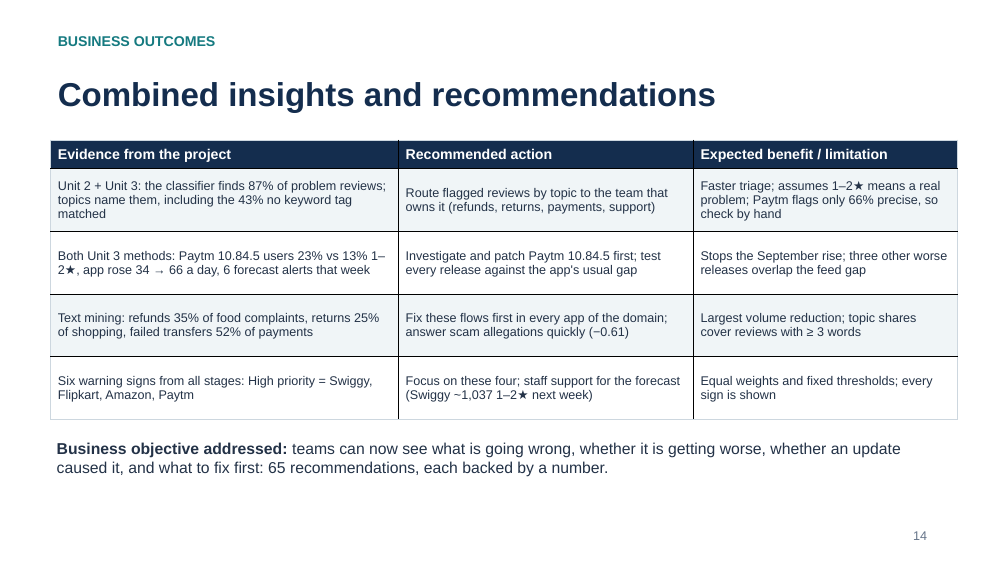
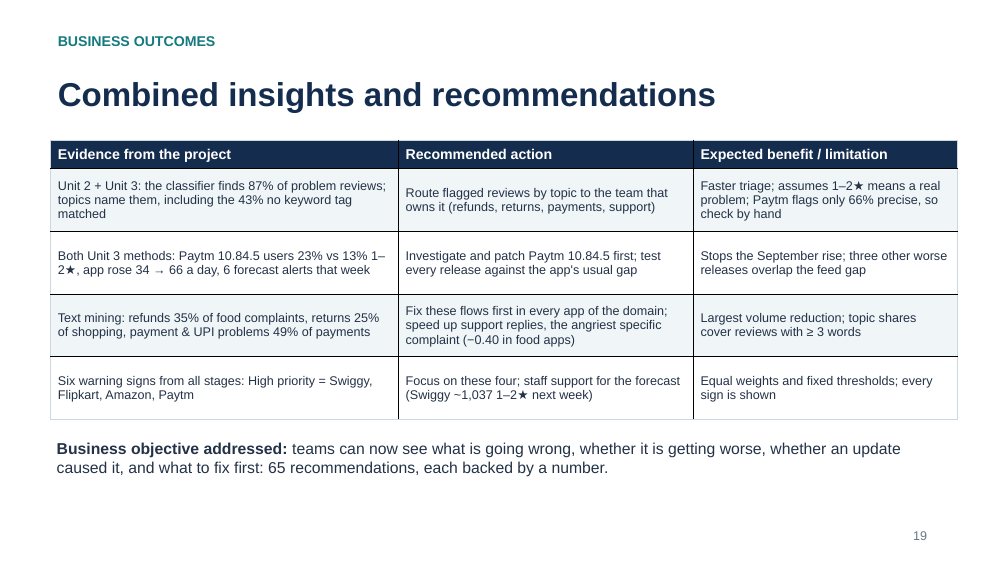
Before and after one commit to Adithya-Monish-Kumar-K/ba-capstone-app-reviews, a slide deck: slide 19 of docs/Review_2_Presentation.pptx (slide 14 before the commit). Drawn at 1008x567 pixels with LibreOffice and Linux fonts; fonts in the diff are those of the drawing. Boxes give left, top, right and bottom in pixels: in the first picture for what was removed or moved away, otherwise in the second. Text is boxed around its words. In the diff, an @@ line names an element or a change of style, - is before the commit and + after.

```diff
--- a/docs/Review_2_Presentation.pptx
+++ b/docs/Review_2_Presentation.pptx
@@ table at (51,140,958,420) @@
-row 4, column 1: Text mining: refunds 35% of food complaints, returns 25% of shopping, failed transfers 52% of payments
+row 4, column 1: Text mining: refunds 35% of food complaints, returns 25% of shopping, payment & UPI problems 49% of payments
-row 4, column 2: Fix these flows first in every app of the domain; answer scam allegations quickly (−0.61)
+row 4, column 2: Fix these flows first in every app of the domain; speed up support replies, the angriest specific complaint (−0.40 in food apps)
@@ text at (913,531,927,540): text changed @@
-14
+19
```
Also in this commit, not shown: 12 other slides changed, 6 slides added, 10 other files.
